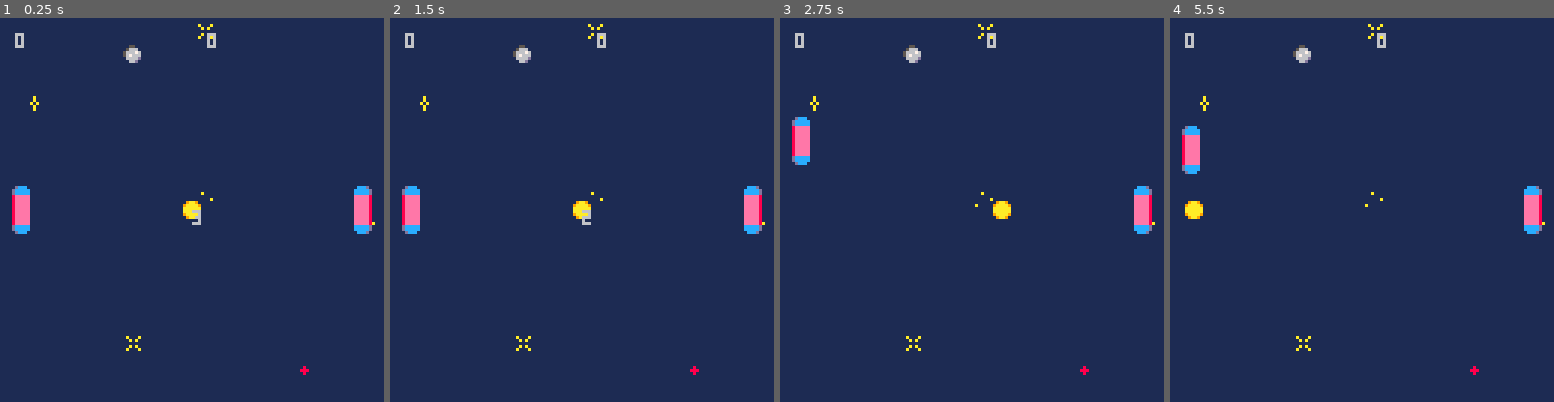
Above: before the commit, frames 1-4 (left to right).
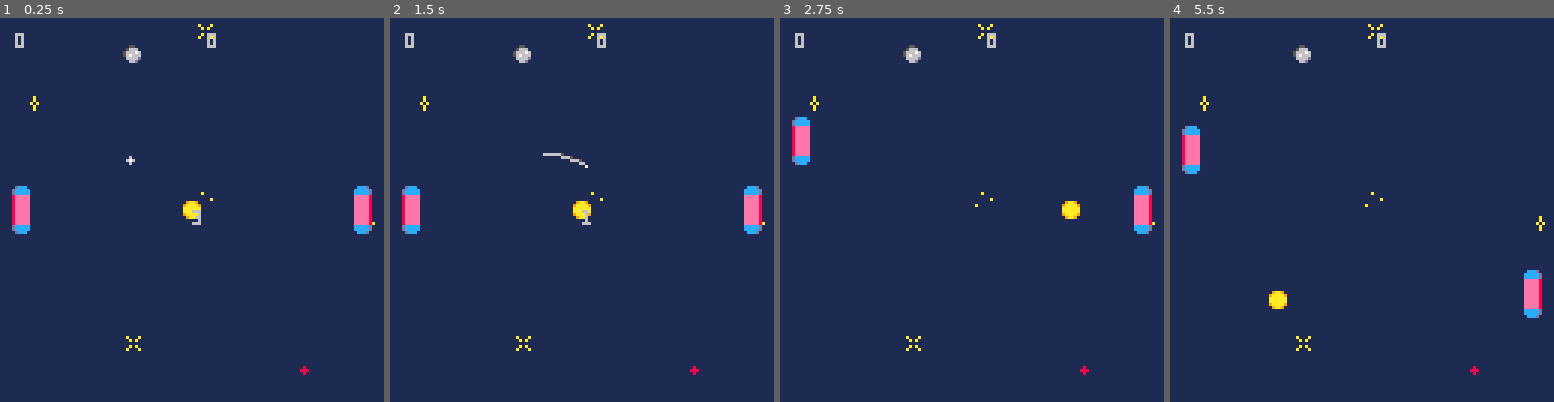
Above: after the commit, the same moments.

Repository: JScott/pico-carts
Game: PICO-8 cartridge pong.p8
Two runs of this game, one before a commit and one after it. Both use one fixed random seed, a clock stepped at 60 frames per second and the inputs below.
Inputs:
- Up to frame 1 (0.25 s): no input
- Up to frame 2 (1.5 s): tap X (X key) at 0.33, 1.07 s; tap O (Z key) at 0.7 s
- Up to frame 3 (2.75 s): hold Right 1.6-2.1 s; tap O (Z key) at 1.7, 2.1, 2.5 s; tap X (X key) at 1.85 s; hold Up 2.15-2.42 s; hold Right from 2.47 s (still down)
- Up to frame 4 (5.5 s): tap O (Z key) every 0.4 s from 2.9 to 5.3 s; tap X (X key) at 2.97, 4.08, 5.2 s; release Right at 3.03 s; hold Left 3.08-3.58 s; hold Down 3.63-3.97 s; hold Right 4.02-4.68 s; hold Up 4.73-5.03 s; hold Left from 5.08 s (still down)

The runs differ from the first frame. In frame 1, less than 0.1% of the frame differs, in the area x 32-36%, y 35-39%; in frame 2, 0.2%; in frame 3, 0.4%; in frame 4, 1.5%, in the area x 3-97%, y 43-79%.

Commit message:
Shooting star on countdown

Diff:
--- a/pong.p8
+++ b/pong.p8
@@ -179,7 +179,7 @@
     move_ball()
   end
   if countdown > 0 then
-    countdown -= 0.04
+    countdown -= 0.05--0.04
   end
 end
 
@@ -213,7 +213,10 @@
 end
 
 function draw_countdown()
-  if countdown >= 1 then
+  if countdown >= 0 then
+    sprite = (3-flr(countdown))*16
+    spr(3+sprite,
+        half-27,half-20,4,1)
     print(flr(countdown),half,half)
   end
 end
Not shown, changed: 32 lines of the sprite sheet (__gfx__) section of pong.p8
